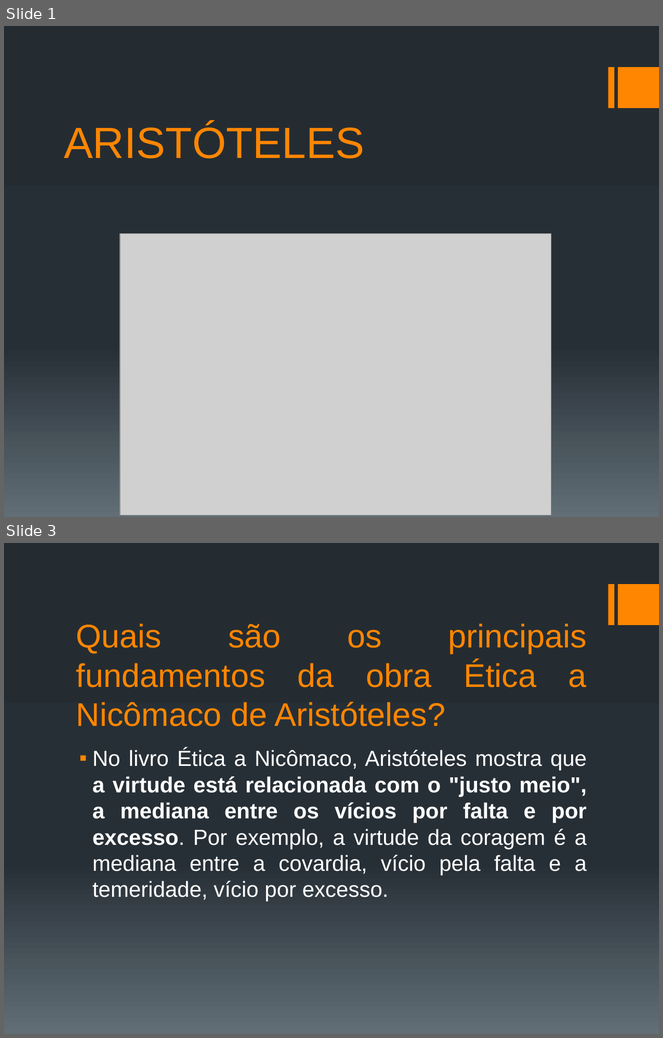
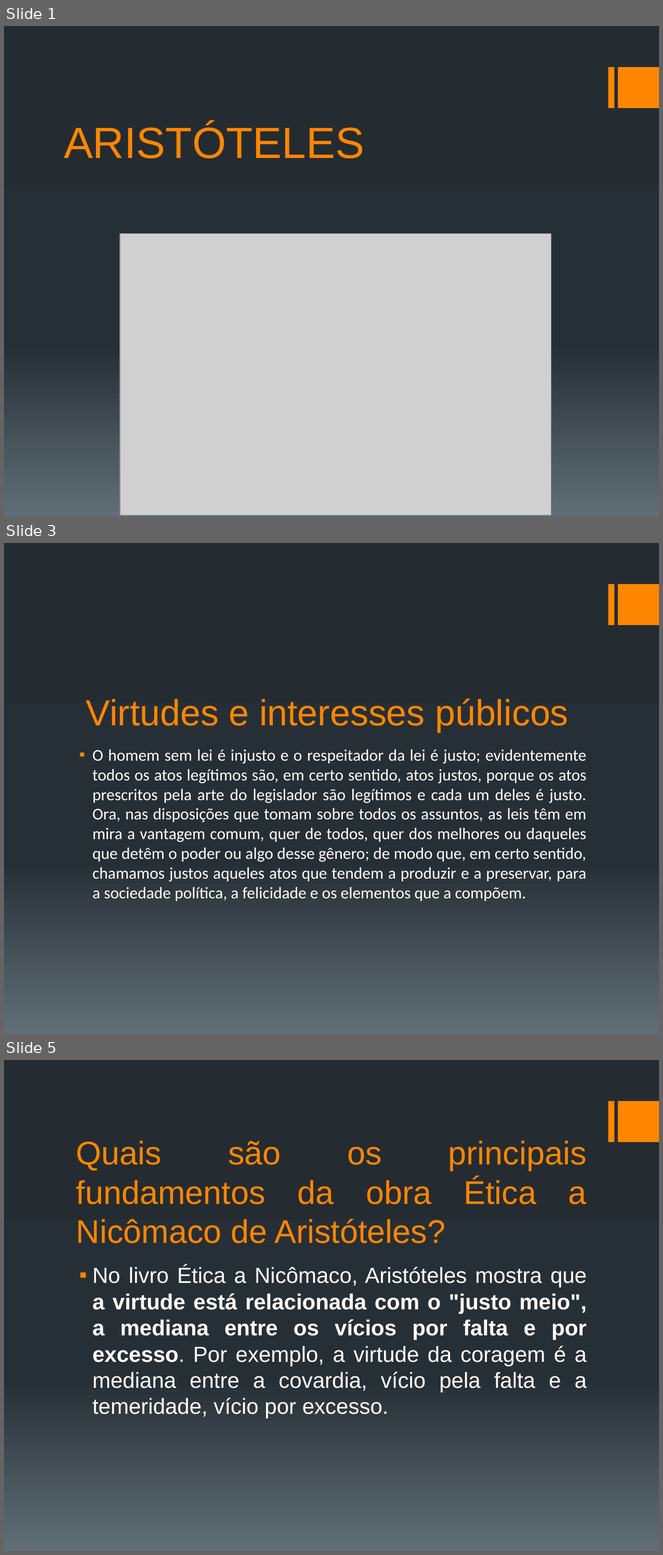
Before and after one commit to Michel-Rooney/Escola, a slide deck: 3º BIMESTRE/Filosofia/3 aula ARISTOTELES.pptx. Shown one above the other, each under a label of ours: slides 1 and 3 before the commit, slides 1, 3 and 5 after it; the slides between them are not shown. The pictures are 663x1038 and 663x1555 pixels, drawn with LibreOffice and Linux fonts; fonts in the diff are those of the drawing; grey boxes stand for pictures. Boxes give left, top, right and bottom in pixels: in the first picture for what was removed or moved away, otherwise in the second. Text is boxed around its words. In the diff, an @@ line names an element or a change of style, - is before the commit and + after.

```diff
--- a/3º BIMESTRE/Filosofia/3 aula ARISTOTELES.pptx
+++ b/3º BIMESTRE/Filosofia/3 aula ARISTOTELES.pptx
@@ slide 3 added at [4,543,659,1034], background gradient #242C33 to #273037 to #636D76; not listed: 2 template elements that a slide beside it also shows @@
@@ title added at [86,698,569,732], 40 pt, text #FF8600 @@
+Virtudes e interesses públicos
@@ text added at [92,749,587,901], 18 pt, text #FFFFFF @@
+▪ O homem sem lei é injusto e o respeitador da lei é justo; evidentemente todos os atos legítimos são, em certo sentido, atos justos, porque os atos prescritos pela arte do legislador são legítimos e cada um deles é justo. Ora, nas disposições que tomam sobre todos os assuntos, as leis têm em mira a vantagem comum, quer de todos, quer dos melhores ou daqueles que detêm o poder ou algo desse gênero; de modo que, em certo sentido, chamamos justos aqueles atos que tendem a produzir e a preservar, para a sociedade política, a felicidade e os elementos que a compõem.
@@ what was slide 3 is now slide 5 @@
```
Also in this commit, not shown: 1 slide changed, 1 other slide added, 5 other files.
